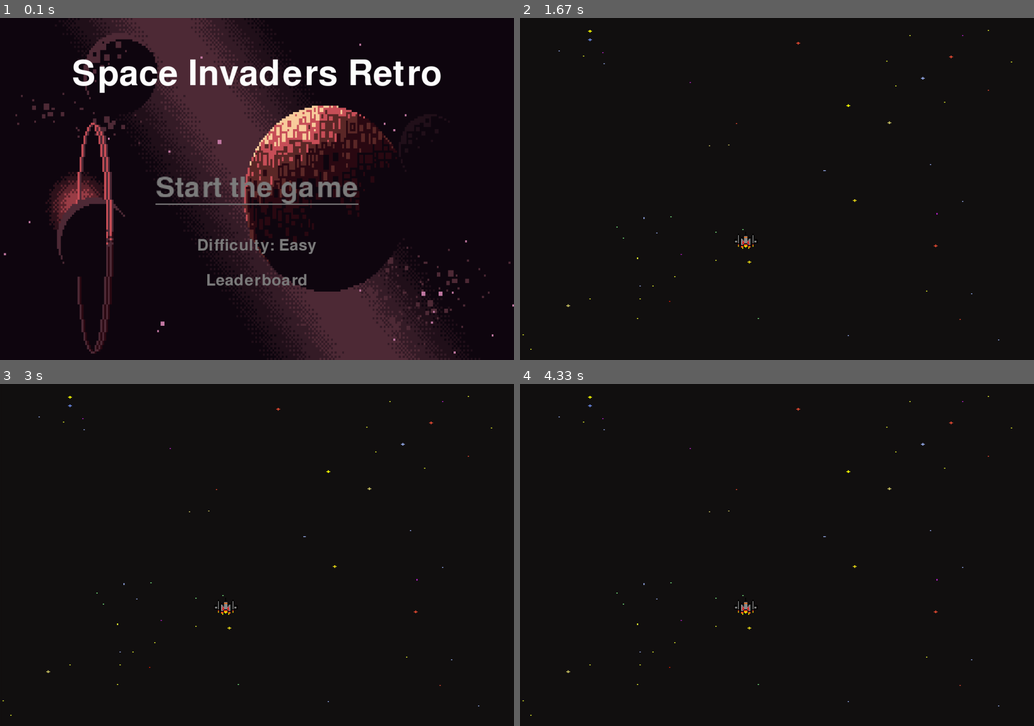
Above: before the commit, frames 1-4 (two rows, left to right).
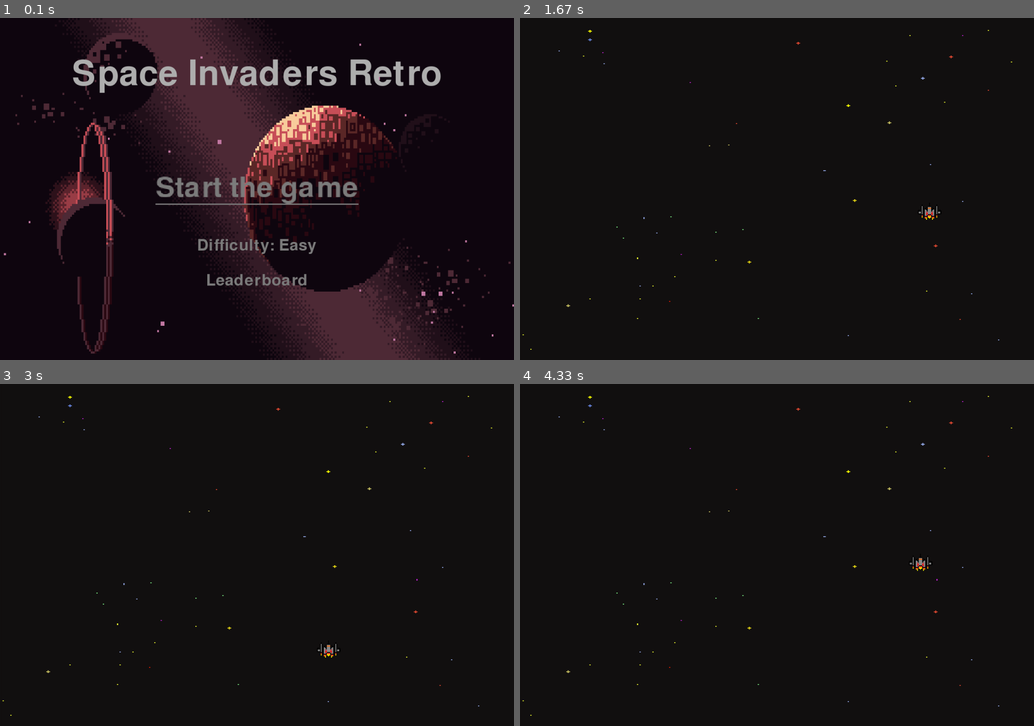
Above: after the commit, the same moments.

Repository: julienbrs/space-invaders-pygame
Game: pygame game, started from main.py
The game is run twice, just before and just after one commit, with the same random seed, the same clock (stepped at 60 frames per second) and the same inputs.
Inputs:
- Up to frame 1 (0.1 s): no input
- Up to frame 2 (1.67 s): tap Enter at 0.33 s; hold Right 0.67-1.13 s; hold Up 1.17-1.47 s; hold Right from 1.5 s (still down)
- Up to frame 3 (3 s): release Right at 1.97 s; hold Left 2-2.53 s; hold Down 2.57-2.87 s; hold Left from 2.9 s (still down)
- Up to frame 4 (4.33 s): release Left at 3.3 s; hold Up 3.33-3.7 s; hold Right from 3.73 s (still down)

The runs differ from the first frame. In frame 1, 2.3% of the frame differs, in the area x 14-86%, y 12-22%; in frame 2, 0.1%; in frame 3, 0.1%; in frame 4, 0.1%.

Commit message:
player movement

Diff:
--- a/main.py
+++ b/main.py
@@ -11,13 +11,15 @@
 
 FPS = 80
 
+VELOCITY_PLAYER = 7
+
 pygame.display.set_caption("Space Invaders")
 
 WHITE   = (255, 255, 255)
 GREY    = (125, 125, 125)
+LIGHT_GREY = (175, 175, 175)
 
 SPACESHIP_WIDTH, SPACESHIP_HEIGHT = 55, 40
-
 
 FONT_MENU_WELCOME = pygame.font.SysFont("comicsans", 120)
 FONT_MENU_START = pygame.font.SysFont("comicsans", 55)
@@ -27,7 +29,7 @@
 
 LIST_DIFFICULTY = ["Easy", "Medium", "Hard"]
 DIFFICULTY_NUMBER = 0
-text_menu_welcome       = FONT_MENU_WELCOME.render("Space Invaders Retro", 1, WHITE)
+text_menu_welcome       = FONT_MENU_WELCOME.render("Space Invaders Retro", 1, LIGHT_GREY)
 text_menu_start_game    = FONT_MENU_START.render("Start the game", 1, GREY)
 text_menu_difficulty    = FONT_MENU_START.render(f"Difficulty: {LIST_DIFFICULTY[DIFFICULTY_NUMBER]}", 1, GREY)
 text_menu_leaderboard   = FONT_MENU_START.render("Leaderboard", 1, GREY)
@@ -44,21 +46,6 @@
     IMG_SPACESHIP_DEFAULT, (SPACESHIP_WIDTH, SPACESHIP_HEIGHT)), 180)
 
 
-
-#class Button():
-#    "class of a button, for the moment only in menu ?"
-#
-#    def __init__(self, x, y, selected):
-#        self.x = x
-#        self.y = y
-#        self.selected = selected
-#
-#    def draw(self, text, window, font, color, size):
-#        button_text = font.render(text, 1, color)
-#        width_box, height_box = size
-#        rect_box = pygame.Rect(self.x, self.y, width_box, height_box)
-#        pygame.draw.rect(WIN, GREY, BORDER)
-#        window.blit(button_text, self.x, self.y + button_text.get_height/2)
 
 class LinkedText():
     "Class to link text for a menu"
@@ -89,10 +76,13 @@
 
 class Player():
 
-    def __init__(self, x, y):
-        pass
+    def __init__(self, x, y, img):
+        self.x = x
+        self.y = y
+        self.img = img
 
-
+    def draw(self):
+        MAIN_WIN.blit(self.img, (self.x, self.y))
 
 start_game  = LinkedText(WIDTH /2, HEIGHT /2, True, None, None)
 difficulty  = LinkedText(WIDTH /2, HEIGHT /1.5, False, None, start_game)
@@ -101,6 +91,8 @@
 start_game.next_text, start_game.prev_text = difficulty, leaderboard
 MENU_SELECTED = start_game
 
+
+player = Player((WIDTH- SPACESHIP_WIDTH)/2, HEIGHT * 0.75, IMG_SPACESHIP)
 
 def draw_menu(text_blink, text_scroll):
     "draw the start menu, text_scroll can be up, down or none"
@@ -131,9 +123,7 @@
     "Draw the game"
     MAIN_WIN.blit(pygame.transform.scale(IMG_GAME_BACKGROUND, MAIN_WIN_SIZE), (0,0))
 
-    MAIN_WIN.blit(IMG_SPACESHIP, (500, 500))
-
-
+    player.draw()
     pygame.display.update()
 
 def main():
@@ -169,6 +159,11 @@
                         DIFFICULTY_NUMBER = (DIFFICULTY_NUMBER + 1 ) %3
                         text_menu_difficulty = FONT_MENU_START.render(f"Difficulty: {LIST_DIFFICULTY[DIFFICULTY_NUMBER]}", 1, GREY)
 
+                    if event.key == pygame.K_LEFT and MENU_SELECTED == difficulty:
+                        DIFFICULTY_NUMBER = (DIFFICULTY_NUMBER - 1 ) %3
+                        text_menu_difficulty = FONT_MENU_START.render(f"Difficulty: {LIST_DIFFICULTY[DIFFICULTY_NUMBER]}", 1, GREY)
+
+
 
                     if event.key == pygame.K_RETURN and MENU_SELECTED == start_game:
                         run_menu = False
@@ -182,6 +177,18 @@
                 if event.type == pygame.QUIT:
                     run_game, app_run = False, False
 
+            keys = pygame.key.get_pressed()
+            if keys[pygame.K_LEFT] and player.x > 0:    #Left
+                player.x -= VELOCITY_PLAYER
+            if keys[pygame.K_RIGHT] and player.x < WIDTH:    #Right
+                player.x += VELOCITY_PLAYER
+            if keys[pygame.K_UP] and player.y > 0:    #Top
+                player.y -= VELOCITY_PLAYER
+            if keys[pygame.K_DOWN] and player.y < HEIGHT:    #Left
+                player.y += VELOCITY_PLAYER
+
+
+
             draw_game()
 
     pygame.quit()
